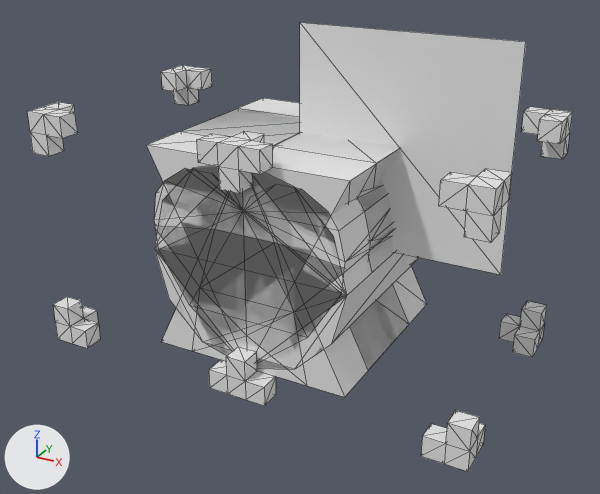
A saved change to the OBJ model data/meshes.obj.
Rendered twice from a 50 mm camera at (3.62, -6.58, 3.13) aimed at (0.1, -0.18, -0.07). Lighting does not change. The marker at lower left points along +X, +Y and +Z. Mesh edges are drawn as thin lines. Where no turn or scale is listed for an object, it has been applied to the vertices.

The first picture shows 'blue', 'blue_north_west', 'cyan', 'cyan_south_east', 'green', 'purple', 'red', 'selector', 'text_line', 'yellow'.
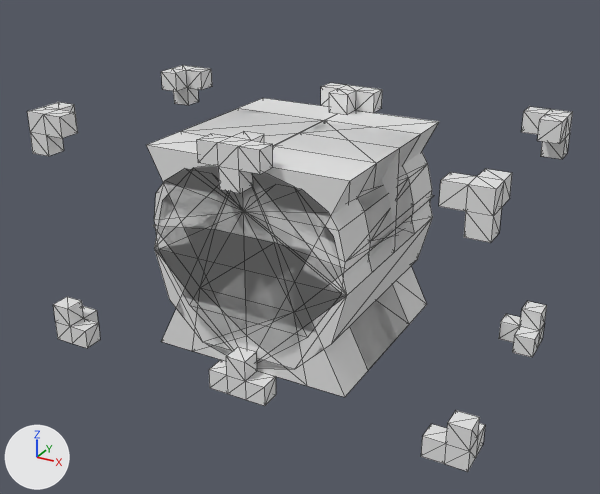
What the commit changed:
me_text_line has 4 vertices, 2 faces and spans x 0.0..2.0, y 0.0, z 0.0..2.0.
me_text_line is used by ob_text_line; location (0.0, 0.0, 0.0).
Part 1, on me_text_line:
Vertex 1 of me_text_line moves from (2.0, 0.0, 0.0) at pixel (500, 274) to (1.0, 0.0, 0.0) at pixel (394, 252).
Vertex 2 of me_text_line moves from (0.0, 0.0, 2.0) at pixel (299, 22) to (0.0, 0.0, 1.0) at pixel (299, 132).
Vertex 3 of me_text_line moves from (2.0, 0.0, 2.0) at pixel (525, 41) to (1.0, 0.0, 1.0) at pixel (399, 147).

Boxes (x1, y1, x2, y2) around the edits, measured in the pictures (600 x 494 px):
'text_line', reshaped: before (300, 22, 526, 275); after (381, 148, 400, 252)
